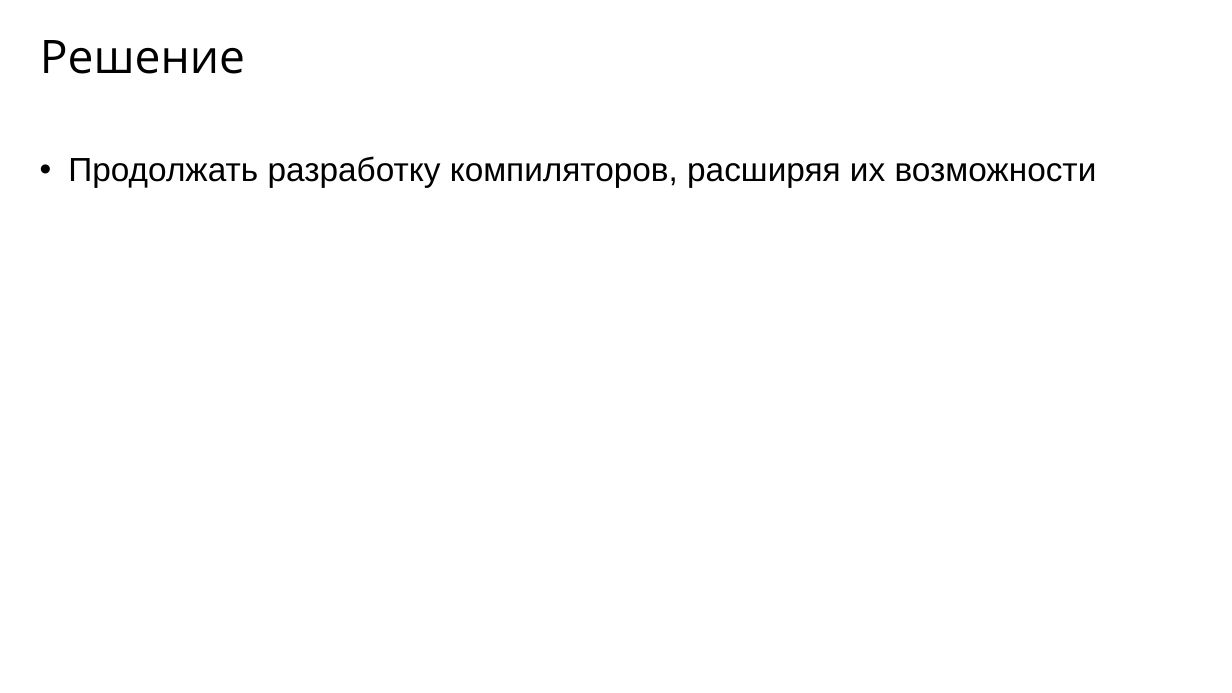
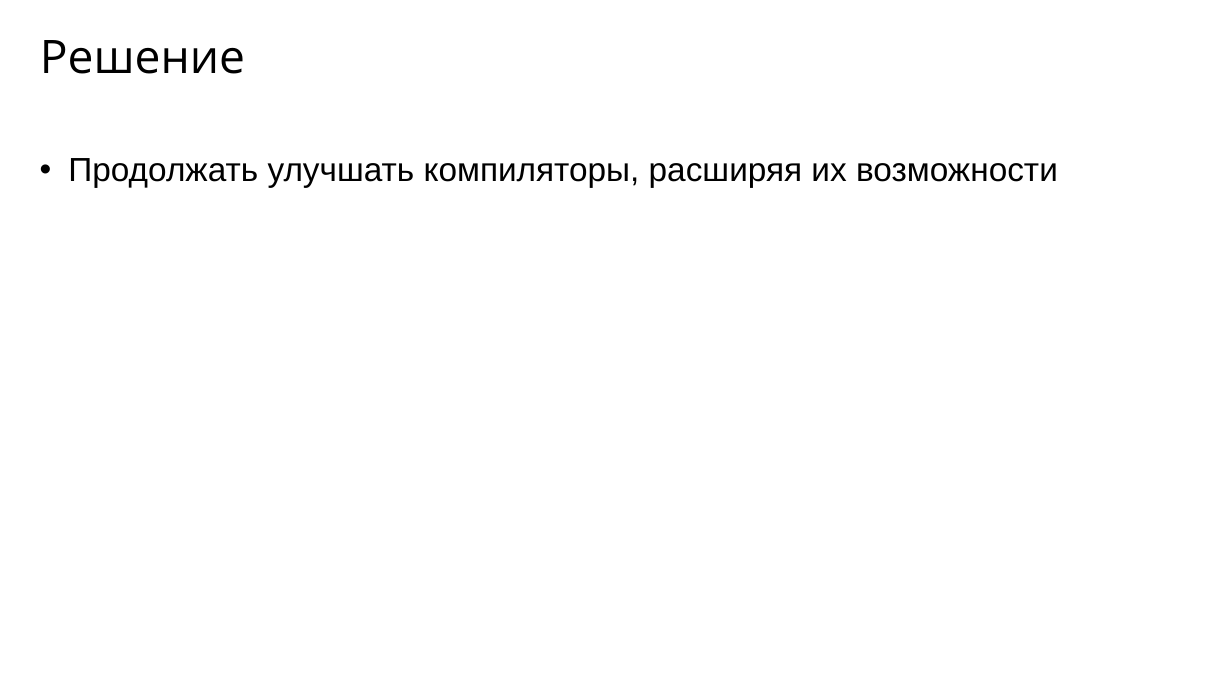
Before and after one commit to pahansan/step_in_science, a slide deck: slide 5 of presentation.pptx. Drawn at 1232x693 pixels with LibreOffice and Linux fonts; fonts in the diff are those of the drawing. Boxes give left, top, right and bottom in pixels: in the first picture for what was removed or moved away, otherwise in the second. Text is boxed around its words. In the diff, an @@ line names an element or a change of style, - is before the commit and + after.

```diff
--- a/presentation.pptx
+++ b/presentation.pptx
@@ text at bbox=[68, 158, 1058, 188]: text changed @@
-• Продолжать разработку компиляторов, расширяя их возможности
+• Продолжать улучшать компиляторы, расширяя их возможности
```
Also in this commit, not shown: 1 other file.
